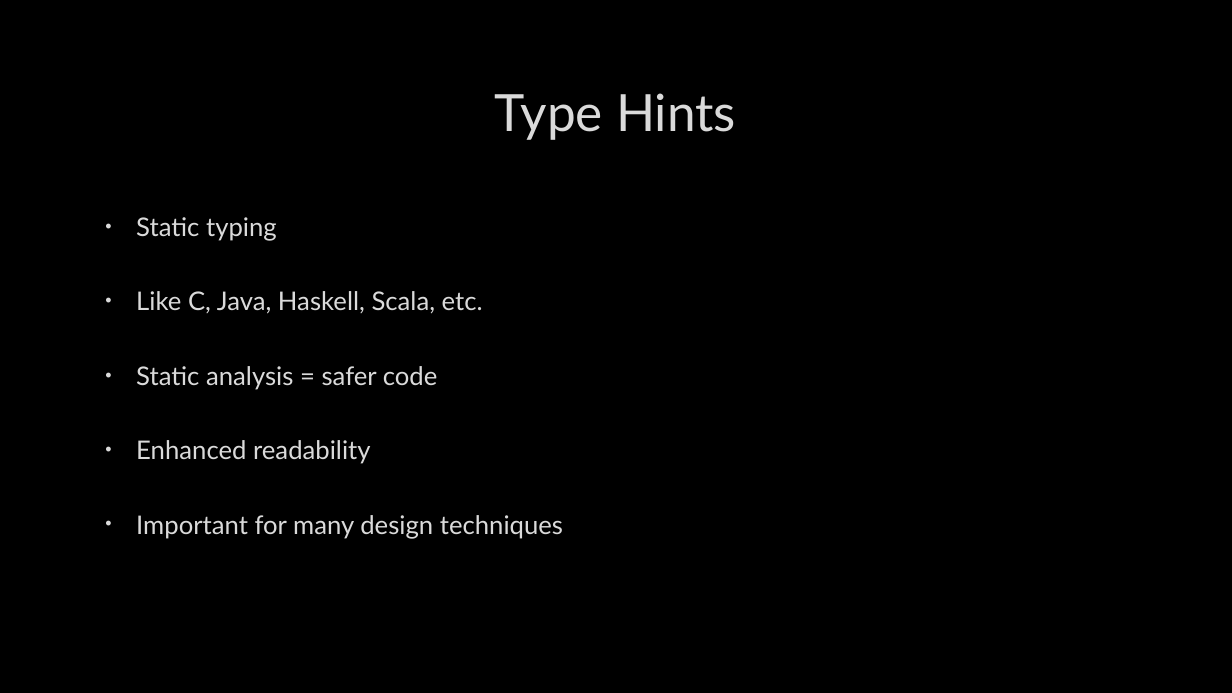
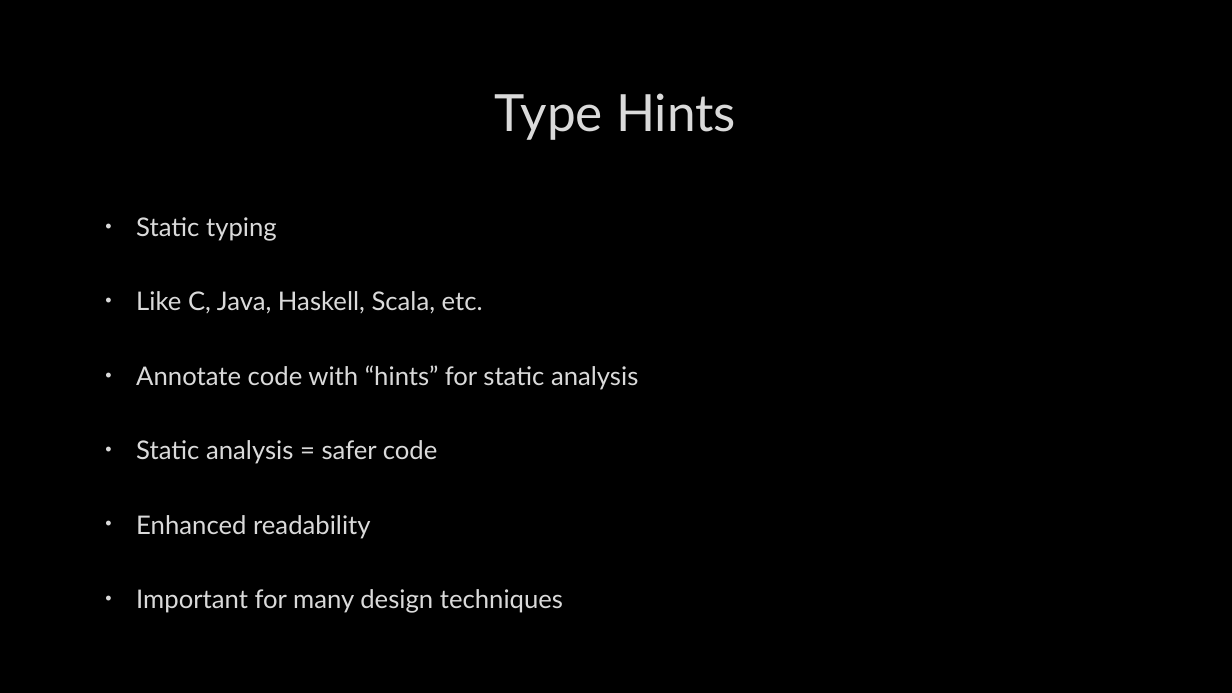
Before and after one commit to MC-DeltaT/PythonFromAltUniverses, a slide deck: slide 3 of Slides.pptx. Drawn at 1232x693 pixels with LibreOffice and Linux fonts; fonts in the diff are those of the drawing; background and template pictures are left out. Boxes give left, top, right and bottom in pixels: in the first picture for what was removed or moved away, otherwise in the second. Text is boxed around its words. In the diff, an @@ line names an element or a change of style, - is before the commit and + after.

```diff
--- a/Slides.pptx
+++ b/Slides.pptx
@@ text at (136,365,638,390): paragraph added @@
+• Annotate code with “hints” for static analysis
```
Also in this commit, not shown: 8 other slides changed, 2 slides removed, 5 other files.
